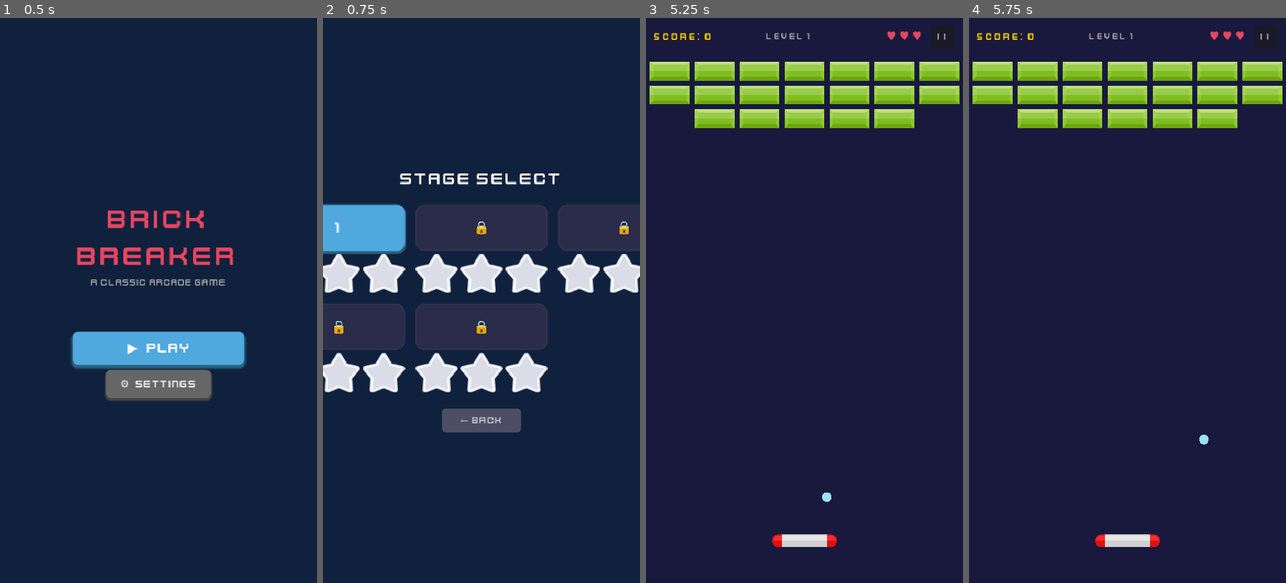
Above: before the commit, frames 1-4 (left to right).
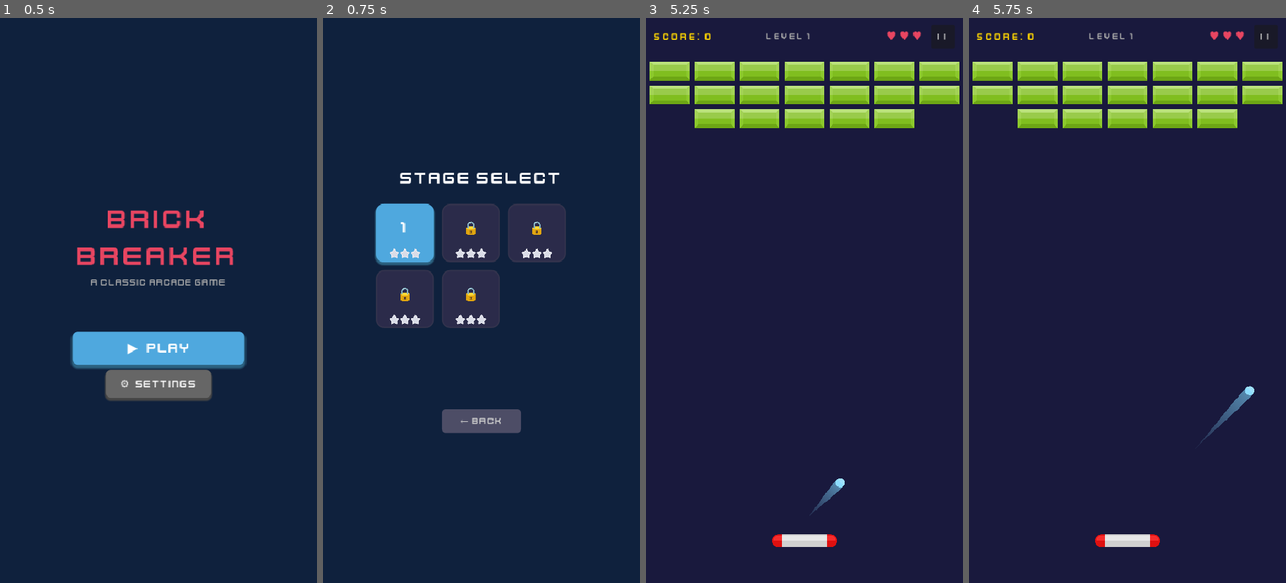
Above: after the commit, the same moments.

Repository: kenny-0114/brick-breaker
Game: Godot game, scene res://scenes/title_screen.tscn
Same seed, same stepped clock (60 frames per second), same inputs: the game is played once before the commit and once after it.
Inputs (mouse positions are in pixels of both pictures, inside the frame that each line leads up to; where the layout moved, square brackets give the same spot in the first picture):
- Up to frame 1 (0.5 s): no input
- Up to frame 2 (0.75 s): click "▶ PLAY" at 0.5 s
- Up to frame 3 (5.25 s): click (728, 232) [661, 227] at 1.25 s; click "| |" at 2 s; click "Stage Select" at 2.75 s; click (728, 232) [661, 227] at 3.5 s; click "| |" at 4.25 s; click "Resume" at 5 s
- Up to frame 4 (5.75 s): no input

Frame 1 is identical in both runs. In frame 2, 19% of the frame differs, in the area x 0-100%, y 27-74%; in frame 3, 0.2%; in frame 4, 0.3%.
Error before the commit: Trying to assign value of type 'Button' to a variable of type 'TextureButton'. (res://scripts/hud.gd:8)

Commit message:
fix: Variant type errors, ball trail, speed tuning, stage button layout, particle debris
- Fix Godot 4.6 strict Variant inference across all scripts
- Fix autoload cross-reference (runtime node path instead of compile-time)
- Fix ball-brick collision (call hit() on body_entered)
- Fix powerup collision mask
- Add ball trail effect (Line2D, speed-proportional length)
- Increase ball speed across all levels for better gameplay feel
- Use square brick textures for particle debris
- Fix stage select button layout (square buttons, stars inside)

Co-Authored-By: Claude Opus 4.6 (1M context) <noreply@anthropic.com>

Diff:
--- a/data/levels/level_1.json
+++ b/data/levels/level_1.json
@@ -1,7 +1,7 @@
 {
   "level": 1,
   "lives": 3,
-  "ball_speed": 250,
+  "ball_speed": 400,
   "bricks": [
     {"row": 0, "col": 0, "hp": 1}, {"row": 0, "col": 1, "hp": 1}, {"row": 0, "col": 2, "hp": 1}, {"row": 0, "col": 3, "hp": 1}, {"row": 0, "col": 4, "hp": 1}, {"row": 0, "col": 5, "hp": 1}, {"row": 0, "col": 6, "hp": 1},
     {"row": 1, "col": 0, "hp": 1}, {"row": 1, "col": 1, "hp": 1}, {"row": 1, "col": 2, "hp": 1}, {"row": 1, "col": 3, "hp": 1}, {"row": 1, "col": 4, "hp": 1}, {"row": 1, "col": 5, "hp": 1}, {"row": 1, "col": 6, "hp": 1},
--- a/data/levels/level_2.json
+++ b/data/levels/level_2.json
@@ -1,7 +1,7 @@
 {
   "level": 2,
   "lives": 3,
-  "ball_speed": 300,
+  "ball_speed": 450,
   "bricks": [
     {"row": 0, "col": 0, "hp": 2}, {"row": 0, "col": 1, "hp": 1}, {"row": 0, "col": 2, "hp": 2}, {"row": 0, "col": 3, "hp": 1}, {"row": 0, "col": 4, "hp": 2}, {"row": 0, "col": 5, "hp": 1}, {"row": 0, "col": 6, "hp": 2},
     {"row": 1, "col": 0, "hp": 1}, {"row": 1, "col": 1, "hp": 2}, {"row": 1, "col": 2, "hp": 1}, {"row": 1, "col": 3, "hp": 2}, {"row": 1, "col": 4, "hp": 1}, {"row": 1, "col": 5, "hp": 2}, {"row": 1, "col": 6, "hp": 1},
--- a/data/levels/level_3.json
+++ b/data/levels/level_3.json
@@ -1,7 +1,7 @@
 {
   "level": 3,
   "lives": 3,
-  "ball_speed": 300,
+  "ball_speed": 470,
   "bricks": [
     {"row": 0, "col": 0, "hp": -1}, {"row": 0, "col": 1, "hp": 3}, {"row": 0, "col": 2, "hp": 3}, {"row": 0, "col": 3, "hp": 3}, {"row": 0, "col": 4, "hp": 3}, {"row": 0, "col": 5, "hp": 3}, {"row": 0, "col": 6, "hp": -1},
     {"row": 1, "col": 0, "hp": 2}, {"row": 1, "col": 1, "hp": 2}, {"row": 1, "col": 2, "hp": 1}, {"row": 1, "col": 3, "hp": 2}, {"row": 1, "col": 4, "hp": 1}, {"row": 1, "col": 5, "hp": 2}, {"row": 1, "col": 6, "hp": 2},
--- a/data/levels/level_4.json
+++ b/data/levels/level_4.json
@@ -1,7 +1,7 @@
 {
   "level": 4,
   "lives": 3,
-  "ball_speed": 370,
+  "ball_speed": 520,
   "bricks": [
     {"row": 0, "col": 0, "hp": -1}, {"row": 0, "col": 1, "hp": 3}, {"row": 0, "col": 2, "hp": 3}, {"row": 0, "col": 3, "hp": -1}, {"row": 0, "col": 4, "hp": 3}, {"row": 0, "col": 5, "hp": 3}, {"row": 0, "col": 6, "hp": -1},
     {"row": 1, "col": 0, "hp": 3}, {"row": 1, "col": 1, "hp": 2}, {"row": 1, "col": 2, "hp": 3}, {"row": 1, "col": 3, "hp": 2}, {"row": 1, "col": 4, "hp": 3}, {"row": 1, "col": 5, "hp": 2}, {"row": 1, "col": 6, "hp": 3},
--- a/data/levels/level_5.json
+++ b/data/levels/level_5.json
@@ -1,7 +1,7 @@
 {
   "level": 5,
   "lives": 3,
-  "ball_speed": 400,
+  "ball_speed": 570,
   "bricks": [
     {"row": 0, "col": 0, "hp": -1}, {"row": 0, "col": 1, "hp": -1}, {"row": 0, "col": 2, "hp": 3}, {"row": 0, "col": 3, "hp": 3}, {"row": 0, "col": 4, "hp": 3}, {"row": 0, "col": 5, "hp": -1}, {"row": 0, "col": 6, "hp": -1},
     {"row": 1, "col": 0, "hp": -1}, {"row": 1, "col": 1, "hp": 3}, {"row": 1, "col": 2, "hp": 3}, {"row": 1, "col": 3, "hp": -1}, {"row": 1, "col": 4, "hp": 3}, {"row": 1, "col": 5, "hp": 3}, {"row": 1, "col": 6, "hp": -1},
--- a/project.godot
+++ b/project.godot
@@ -11,9 +11,9 @@
 [application]
 
 config/name="Brick-Breaker"
+run/main_scene="res://scenes/title_screen.tscn"
 config/features=PackedStringArray("4.6", "Mobile")
 config/icon="res://icon.svg"
-run/main_scene="res://scenes/title_screen.tscn"
 
 [autoload]
 
@@ -26,7 +26,6 @@
 window/size/viewport_width=480
 window/size/viewport_height=854
 window/stretch/mode="canvas_items"
-window/stretch/aspect="keep"
 window/handheld/orientation=1
 
 [input_devices]
--- a/scenes/objects/power_up.tscn
+++ b/scenes/objects/power_up.tscn
@@ -7,7 +7,6 @@
 radius = 10.0
 
 [node name="PowerUp" type="Area2D"]
-collision_mask = 2
 script = ExtResource("1_powerup")
 
 [node name="Sprite2D" type="Sprite2D" parent="."]
--- a/scenes/stage_select.tscn
+++ b/scenes/stage_select.tscn
@@ -54,9 +54,11 @@
 
 [node name="StageGrid" type="GridContainer" parent="VBoxContainer"]
 layout_mode = 2
+size_flags_horizontal = 3
+size_flags_vertical = 3
 columns = 3
-theme_override_constants/h_separation = 16
-theme_override_constants/v_separation = 16
+theme_override_constants/h_separation = 12
+theme_override_constants/v_separation = 12
 
 [node name="BackButton" type="Button" parent="VBoxContainer"]
 layout_mode = 2
--- a/scripts/autoload/game_manager.gd
+++ b/scripts/autoload/game_manager.gd
@@ -54,5 +54,7 @@
 	var bonus := lives * SCORE_CLEAR_BONUS_PER_LIFE
 	score += bonus
 	score_changed.emit(score)
-	SaveManager.complete_stage(current_level, score, lives)
+	var save_mgr: Node = get_node_or_null("/root/SaveManager")
+	if save_mgr:
+		save_mgr.call("complete_stage", current_level, score, lives)
 	stage_cleared.emit()
--- a/scripts/autoload/save_manager.gd
+++ b/scripts/autoload/save_manager.gd
@@ -55,11 +55,11 @@
 	if level + 1 > data["unlocked_level"]:
 		data["unlocked_level"] = level + 1
 	# 최고 점수 갱신
-	var current_high: int = data["high_scores"].get(level_key, 0)
+	var current_high: int = int(data["high_scores"].get(level_key, 0))
 	if score > current_high:
 		data["high_scores"][level_key] = score
 	# 별 갱신
-	var current_stars: int = data["stars"].get(level_key, 0)
+	var current_stars: int = int(data["stars"].get(level_key, 0))
 	if stars_earned > current_stars:
 		data["stars"][level_key] = stars_earned
 	save_data()
--- a/scripts/autoload/sound_manager.gd
+++ b/scripts/autoload/sound_manager.gd
@@ -83,6 +83,12 @@
 
 # 저장된 볼륨 설정을 적용한다.
 func _apply_saved_volume() -> void:
-	var settings: Dictionary = SaveManager.data.get("settings", {})
-	set_bgm_volume(settings.get("bgm_volume", 1.0))
-	set_sfx_volume(settings.get("sfx_volume", 1.0))
+	var save_mgr: Node = get_node_or_null("/root/SaveManager")
+	if save_mgr == null:
+		return
+	var data: Dictionary = save_mgr.get("data") as Dictionary
+	if data.is_empty():
+		return
+	var settings: Dictionary = data.get("settings", {}) as Dictionary
+	set_bgm_volume(float(settings.get("bgm_volume", 1.0)))
+	set_sfx_volume(float(settings.get("sfx_volume", 1.0)))
--- a/scripts/game_scene.gd
+++ b/scripts/game_scene.gd
@@ -5,15 +5,23 @@
 const BRICK_SCENE := preload("res://scenes/objects/brick.tscn")
 const BALL_SCENE := preload("res://scenes/objects/ball.tscn")
 const POWERUP_SCENE := preload("res://scenes/objects/power_up.tscn")
-const PARTICLE_TEXTURE := preload("res://assets/images/particles/particleWhite_1.png")
+const BRICK_TEXTURES := {
+	1: preload("res://assets/images/bricks/tileGreen_14.png"),
+	2: preload("res://assets/images/bricks/tileOrange_14.png"),
+	3: preload("res://assets/images/bricks/tileRed_14.png"),
+}
+# 파티클용 정사각형 벽돌 조각 이미지
+const DEBRIS_TEXTURES := {
+	1: preload("res://assets/images/bricks/tileGreen_01.png"),
+	2: preload("res://assets/images/bricks/tileOrange_27.png"),
+	3: preload("res://assets/images/bricks/tileRed_01.png"),
+}
 
 const GRID_COLS := 7
 const BRICK_MARGIN := 4.0
 const GRID_TOP_OFFSET := 80.0
 const POWERUP_DROP_CHANCE := 0.2
 
-# 파티클용 공유 머티리얼 (매번 생성하지 않고 재사용)
-static var _particle_material: ParticleProcessMaterial
 
 var _ball_speed := 300.0
 var _remaining_bricks := 0
@@ -29,15 +37,6 @@
 
 
 func _ready() -> void:
-	if _particle_material == null:
-		_particle_material = ParticleProcessMaterial.new()
-		_particle_material.direction = Vector3(0, -1, 0)
-		_particle_material.spread = 180.0
-		_particle_material.initial_velocity_min = 50.0
-		_particle_material.initial_velocity_max = 150.0
-		_particle_material.gravity = Vector3(0, 200, 0)
-		_particle_material.scale_min = 0.5
-		_particle_material.scale_max = 1.0
 	GameManager.game_over.connect(_on_game_over)
 	GameManager.stage_cleared.connect(_on_stage_cleared)
 	_load_level(GameManager.current_level)
@@ -72,7 +71,7 @@
 	var viewport_width := get_viewport_rect().size.x
 	var brick_width := (viewport_width - BRICK_MARGIN * (GRID_COLS + 1)) / GRID_COLS
 
-	var bricks_array: Array = data.get("bricks", [])
+	var bricks_array: Array = data.get("bricks", []) as Array
 	for brick_data: Dictionary in bricks_array:
 		var brick: StaticBody2D = BRICK_SCENE.instantiate()
 		var row: int = brick_data["row"]
@@ -105,23 +104,37 @@
 func _on_brick_destroyed(pos: Vector2, hp: int) -> void:
 	GameManager.add_brick_score(hp)
 	_remaining_bricks -= 1
-	_spawn_particles(pos)
+	_spawn_particles(pos, hp)
 	if randf() < POWERUP_DROP_CHANCE:
 		_spawn_powerup(pos)
 	if _remaining_bricks <= 0:
 		GameManager.clear_stage()
 
 
-# 파괴 파티클을 생성한다. 공유 머티리얼을 재사용한다.
-func _spawn_particles(pos: Vector2) -> void:
+# 벽돌 조각이 흩어지는 파티클. 정사각형 벽돌 이미지를 텍스처로 사용한다.
+func _spawn_particles(pos: Vector2, hp: int) -> void:
+	var tex: Texture2D = DEBRIS_TEXTURES.get(hp, DEBRIS_TEXTURES[1]) as Texture2D
+	var mat := ParticleProcessMaterial.new()
+	mat.direction = Vector3(0, 1, 0)
+	mat.spread = 120.0
+	mat.initial_velocity_min = 40.0
+	mat.initial_velocity_max = 120.0
+	mat.gravity = Vector3(0, 300, 0)
+	mat.scale_min = 0.06
+	mat.scale_max = 0.12
+	mat.angular_velocity_min = -200.0
+	mat.angular_velocity_max = 200.0
+	# 벽돌 너비만큼 넓은 영역에서 파티클 생성
+	mat.emission_shape = ParticleProcessMaterial.EMISSION_SHAPE_BOX
+	mat.emission_box_extents = Vector3(25, 8, 0)
 	var particles := GPUParticles2D.new()
 	particles.position = pos
 	particles.emitting = true
 	particles.one_shot = true
-	particles.amount = 8
-	particles.lifetime = 0.4
-	particles.process_material = _particle_material
-	particles.texture = PARTICLE_TEXTURE
+	particles.amount = 6
+	particles.lifetime = 0.6
+	particles.process_material = mat
+	particles.texture = tex
 	add_child(particles)
 	particles.finished.connect(particles.queue_free)
 
--- a/scripts/hud.gd
+++ b/scripts/hud.gd
@@ -5,7 +5,7 @@
 @onready var score_label: Label = $MarginContainer/HBoxContainer/ScoreLabel
 @onready var level_label: Label = $MarginContainer/HBoxContainer/LevelLabel
 @onready var lives_label: Label = $MarginContainer/HBoxContainer/LivesLabel
-@onready var pause_button: TextureButton = $MarginContainer/HBoxContainer/PauseButton
+@onready var pause_button: Button = $MarginContainer/HBoxContainer/PauseButton
 
 
 func _ready() -> void:
@@ -31,6 +31,6 @@
 
 # 일시정지 버튼을 눌렀을 때 PauseMenu를 토글한다.
 func _on_pause_pressed() -> void:
-	var pause_menu := get_parent().get_node("PauseMenu")
+	var pause_menu: Node = get_parent().get_node("PauseMenu")
 	if pause_menu:
 		pause_menu.toggle_pause()
--- a/scripts/objects/ball.gd
+++ b/scripts/objects/ball.gd
@@ -3,14 +3,32 @@
 # 속도 클램핑과 각도 보정으로 안정적인 움직임을 보장한다.
 extends RigidBody2D
 
-const MIN_SPEED := 200.0
-const MAX_SPEED := 600.0
+const MIN_SPEED := 350.0
+const MAX_SPEED := 800.0
 const MIN_ANGLE_RAD := deg_to_rad(15.0)
 const MAX_ANGLE_RAD := deg_to_rad(165.0)
+const TRAIL_MIN := 12
+const TRAIL_MAX := 35
 
 var _is_launched := false
 var _paddle: Node2D = null
 var _initial_speed := 300.0
+var _trail: Line2D
+
+
+func _ready() -> void:
+	_trail = Line2D.new()
+	# 공 지름(14px)에서 시작해서 0으로 좁아지는 꼬리 형태
+	_trail.width_curve = Curve.new()
+	_trail.width_curve.add_point(Vector2(0.0, 0.0))
+	_trail.width_curve.add_point(Vector2(1.0, 1.0))
+	_trail.width = 14.0
+	_trail.default_color = Color(0.5, 0.85, 1.0, 0.6)
+	_trail.gradient = Gradient.new()
+	_trail.gradient.set_color(0, Color(0.5, 0.85, 1.0, 0.0))
+	_trail.gradient.set_color(1, Color(0.5, 0.85, 1.0, 0.6))
+	_trail.top_level = true
+	add_child(_trail)
 
 
 # 패들에 붙어서 대기 상태로 초기화한다.
@@ -24,9 +42,20 @@
 func _physics_process(_delta: float) -> void:
 	if not _is_launched and _paddle:
 		global_position = _paddle.global_position + Vector2(0, -30)
+		_trail.clear_points()
 		return
 	if _is_launched:
 		_clamp_and_correct()
+		_update_trail()
+
+
+# 속도에 비례하여 트레일 길이를 조절한다.
+func _update_trail() -> void:
+	_trail.add_point(global_position)
+	var speed_ratio := clampf(linear_velocity.length() / MAX_SPEED, 0.0, 1.0)
+	var trail_len: int = int(lerpf(TRAIL_MIN, TRAIL_MAX, speed_ratio))
+	while _trail.get_point_count() > trail_len:
+		_trail.remove_point(0)
 
 
 # 외부에서 속도를 지정하여 발사 상태로 전환한다. (멀티볼용)
@@ -53,11 +82,9 @@
 	var speed := vel.length()
 	if speed < 1.0:
 		return
-	# 속도 클램핑
 	speed = clampf(speed, MIN_SPEED, MAX_SPEED)
 	var dir := vel / vel.length()
-	# 각도 보정: 수직/수평에 너무 가까운 각도를 틀어준다
-	var angle := abs(dir.angle_to(Vector2.UP))
+	var angle := absf(dir.angle_to(Vector2.UP))
 	if angle < MIN_ANGLE_RAD:
 		var sign_x: float = signf(dir.x) if dir.x != 0.0 else 1.0
 		dir.x = abs(dir.y) * tan(MIN_ANGLE_RAD) * sign_x
@@ -73,8 +100,9 @@
 	return _is_launched
 
 
-# 패들 타격 위치에 따라 반사 방향을 보정한다.
 func _on_body_entered(body: Node) -> void:
+	if body.has_method("hit"):
+		body.hit()
 	if body.is_in_group("paddle"):
 		var hit_factor: float = body.get_hit_factor(global_position.x)
 		var speed := linear_velocity.length()
--- a/scripts/settings_popup.gd
+++ b/scripts/settings_popup.gd
@@ -9,9 +9,9 @@
 
 func _ready() -> void:
 	visible = false
-	var settings: Dictionary = SaveManager.data.get("settings", {})
-	bgm_slider.value = settings.get("bgm_volume", 1.0)
-	sfx_slider.value = settings.get("sfx_volume", 1.0)
+	var settings: Dictionary = SaveManager.data.get("settings", {}) as Dictionary
+	bgm_slider.value = float(settings.get("bgm_volume", 1.0))
+	sfx_slider.value = float(settings.get("sfx_volume", 1.0))
 
 
 # 팝업을 연다.
--- a/scripts/stage_select.gd
+++ b/scripts/stage_select.gd
@@ -17,23 +17,19 @@
 
 # 스테이지 버튼을 동적으로 생성한다.
 func _build_stage_buttons() -> void:
-	var unlocked: int = SaveManager.data["unlocked_level"]
-	var stars_data: Dictionary = SaveManager.data.get("stars", {})
-	var high_scores: Dictionary = SaveManager.data.get("high_scores", {})
+	var unlocked: int = int(SaveManager.data["unlocked_level"])
+	var stars_data: Dictionary = SaveManager.data.get("stars", {}) as Dictionary
+	var _scores: Dictionary = SaveManager.data.get("high_scores", {}) as Dictionary
 
 	for i in TOTAL_LEVELS:
 		var level := i + 1
 		var is_unlocked := level <= unlocked
-		var btn := _create_stage_button(level, is_unlocked, stars_data, high_scores)
+		var btn := _create_stage_button(level, is_unlocked, stars_data)
 		stage_grid.add_child(btn)
 
 
-# 개별 스테이지 버튼을 생성한다.
-func _create_stage_button(level: int, is_unlocked: bool, stars_data: Dictionary, high_scores: Dictionary) -> Control:
-	var container := VBoxContainer.new()
-	container.alignment = BoxContainer.ALIGNMENT_CENTER
-	container.custom_minimum_size = Vector2(90, 100)
-
+# 개별 스테이지 버튼을 생성한다. 숫자와 별이 버튼 안에 함께 배치된다.
+func _create_stage_button(level: int, is_unlocked: bool, stars_data: Dictionary) -> Control:
 	# 버튼 스타일
 	var style_unlocked := StyleBoxFlat.new()
 	style_unlocked.bg_color = Color(0.31, 0.66, 0.87, 1)
@@ -48,39 +44,71 @@
 	style_locked.border_color = Color(0.2, 0.2, 0.3, 1)
 	style_locked.set_border_width_all(2)
 
-	# 버튼
+	# 버튼 — 정사각형 고정 크기, 내부 컨텐츠를 직접 배치
 	var btn := Button.new()
-	btn.custom_minimum_size = Vector2(80, 70)
-	btn.add_theme_font_override("font", _font)
-	btn.add_theme_font_size_override("font_size", 24)
-	btn.add_theme_color_override("font_color", Color.WHITE)
+	btn.custom_minimum_size = Vector2(88, 88)
+	# 버튼 텍스트 비우고 내부에 레이아웃 배치
+	btn.text = ""
 	if is_unlocked:
-		btn.text = str(level)
 		btn.add_theme_stylebox_override("normal", style_unlocked)
 		btn.add_theme_stylebox_override("hover", style_unlocked)
 		btn.add_theme_stylebox_override("pressed", style_unlocked)
 		btn.pressed.connect(_on_stage_selected.bind(level))
 	else:
-		btn.text = "🔒"
 		btn.disabled = true
 		btn.add_theme_stylebox_override("normal", style_locked)
 		btn.add_theme_stylebox_override("disabled", style_locked)
-		btn.add_theme_color_override("font_disabled_color", Color(0.4, 0.4, 0.5, 1))
-	container.add_child(btn)
 
-	# 별 표시
+	# 버튼 내부 레이아웃 (숫자 + 별) — 버튼 영역 안에 패딩 적용
+	var margin := MarginContainer.new()
+	margin.set_anchors_preset(Control.PRESET_FULL_RECT)
+	margin.add_theme_constant_override("margin_left", 6)
+	margin.add_theme_constant_override("margin_right", 6)
+	margin.add_theme_constant_override("margin_top", 6)
+	margin.add_theme_constant_override("margin_bottom", 6)
+	margin.mouse_filter = Control.MOUSE_FILTER_IGNORE
+
+	var inner := VBoxContainer.new()
+	inner.alignment = BoxContainer.ALIGNMENT_CENTER
+	inner.mouse_filter = Control.MOUSE_FILTER_IGNORE
+	inner.add_theme_constant_override("separation", 2)
+
+	# 숫자 라벨
+	var num_label := Label.new()
+	num_label.horizontal_alignment = HORIZONTAL_ALIGNMENT_CENTER
+	num_label.size_flags_vertical = Control.SIZE_EXPAND_FILL
+	num_label.vertical_alignment = VERTICAL_ALIGNMENT_CENTER
+	num_label.add_theme_font_override("font", _font)
+	num_label.add_theme_font_size_override("font_size", 24)
+	num_label.mouse_filter = Control.MOUSE_FILTER_IGNORE
+	if is_unlocked:
+		num_label.text = str(level)
+		num_label.add_theme_color_override("font_color", Color.WHITE)
+	else:
+		num_label.text = "🔒"
+		num_label.add_theme_color_override("font_color", Color(0.4, 0.4, 0.5, 1))
+	inner.add_child(num_label)
+
+	# 별 표시 — 고정 크기 14x14, expand_mode로 축소 강제
 	var stars_hbox := HBoxContainer.new()
 	stars_hbox.alignment = BoxContainer.ALIGNMENT_CENTER
-	var earned_stars: int = stars_data.get(str(level), 0)
+	stars_hbox.mouse_filter = Control.MOUSE_FILTER_IGNORE
+	stars_hbox.add_theme_constant_override("separation", 2)
+	var earned_stars: int = int(stars_data.get(str(level), 0))
 	for j in 3:
 		var tex_rect := TextureRect.new()
 		tex_rect.texture = star_tex if j < earned_stars else star_outline_tex
-		tex_rect.custom_minimum_size = Vector2(20, 20)
+		tex_rect.expand_mode = TextureRect.EXPAND_IGNORE_SIZE
 		tex_rect.stretch_mode = TextureRect.STRETCH_KEEP_ASPECT_CENTERED
+		tex_rect.custom_minimum_size = Vector2(14, 14)
+		tex_rect.size = Vector2(14, 14)
+		tex_rect.mouse_filter = Control.MOUSE_FILTER_IGNORE
 		stars_hbox.add_child(tex_rect)
-	container.add_child(stars_hbox)
+	inner.add_child(stars_hbox)
 
-	return container
+	margin.add_child(inner)
+	btn.add_child(margin)
+	return btn
 
 
 func _on_stage_selected(level: int) -> void:
Not shown, added: assets/fonts/Kenney Future Narrow.ttf.import
Not shown, added: assets/fonts/Kenney Future.ttf.import
Not shown, added: assets/images/background/BackTile_01.png.import
Not shown, added: assets/images/ball/ballBlue_01.png.import
Binary file added: assets/images/bricks/tileGreen_01.png
Not shown, added: assets/images/bricks/tileGreen_01.png.import
Not shown, added: assets/images/bricks/tileGreen_14.png.import
Not shown, added: assets/images/bricks/tileGrey_14.png.import
Not shown, added: assets/images/bricks/tileOrange_14.png.import
Binary file added: assets/images/bricks/tileOrange_27.png
Not shown, added: assets/images/bricks/tileOrange_27.png.import
Binary file added: assets/images/bricks/tileRed_01.png
(and 20 more such lines)
